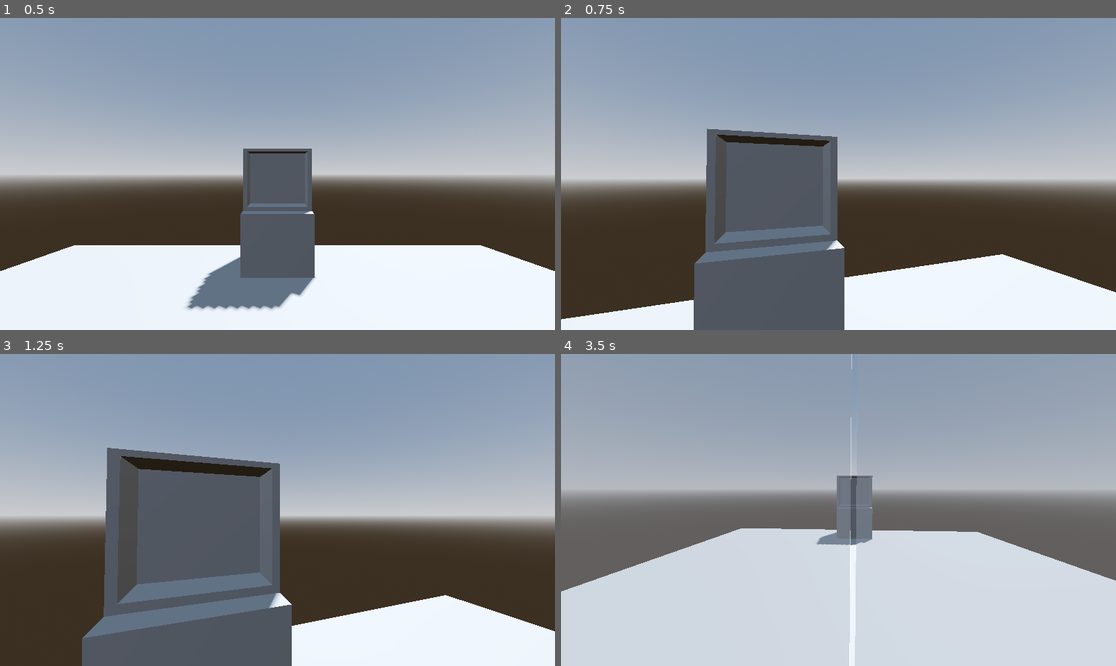
Above: before the commit, frames 1-4 (two rows, left to right).
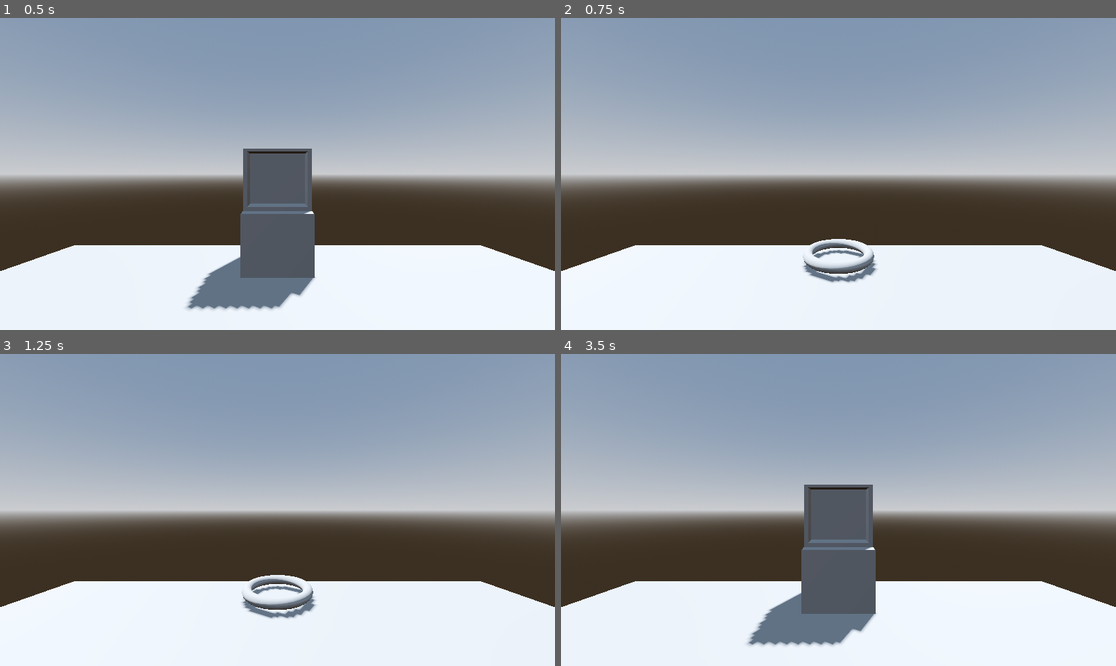
Above: after the commit, the same moments.

Repository: leorCD/Fall-2026-Game-Jam
Game: Godot game, scene res://main.tscn
Two runs of this game, one before a commit and one after it. Both use one fixed random seed, a clock stepped at 60 frames per second and the inputs below.
Inputs (mouse positions are in pixels of both pictures, inside the frame that each line leads up to):
- Up to frame 1 (0.5 s): no input
- Up to frame 2 (0.75 s): tap Enter at 0.5 s; move the mouse to (960, 158) at 0.52 s; hold D (MoveRight) from 0.53 s (still down); hold Space (Spacebar) from 0.53 s (still down)
- Up to frame 3 (1.25 s): keep holding D (MoveRight); keep holding Space (Spacebar)
- Up to frame 4 (3.5 s): move the mouse to (727, 525) at 1.27 s; release D (MoveRight) at 1.28 s; release Space (Spacebar) at 1.28 s; hold S (MoveBackward) 1.28-2.03 s; tap Space (Spacebar) at 1.35, 2.85 s; move the mouse to (894, 441) at 2.02 s; hold D (MoveRight) 2.03-2.78 s; hold Space (Spacebar) 2.03-2.78 s; move the mouse to (810, 572) at 2.77 s; hold W (MoveForward) from 2.78 s (still down)

Frame 1 is identical in both runs. In frame 2, 26% of the frame differs, in the area x 0-100%, y 35-100%; in frame 3, 33%; in frame 4, 54%, in the area x 0-100%, y 0-100%.

Commit message:
Additional controller demo

Diff:
--- /dev/null
+++ b/Player/90DegTurnController.gd
@@ -0,0 +1,77 @@
+extends CharacterBody3D
+
+
+@onready var HiddenPosition : Marker3D = $"../StaticPlayerPositions/Hidden"
+@onready var BasePosition : Marker3D = $"../StaticPlayerPositions/Base"
+
+@export var turn_duration: float = 0.15 # time to complete the turn
+var target_angle_y: float = 0.0
+var tween: Tween
+
+var _facing : Array = ["Slot", "n/a", "Hide", "n/a"]
+var _findex : int = 0
+
+var _hiding : bool = false
+
+func _ready() -> void:
+	Input.mouse_mode = Input.MOUSE_MODE_VISIBLE
+	target_angle_y = rotation_degrees.y
+	global_position = BasePosition.global_position
+
+func _unhandled_input(event: InputEvent) -> void:
+	if _hiding == false:
+		# turn left
+		if event.is_action_pressed("MoveLeft"):
+			target_angle_y += 90.0
+
+			_findex += 1
+			if _findex > _facing.size() - 1:
+				_findex = 0
+
+			animate_rotation()
+
+		# turn right
+		elif event.is_action_pressed("MoveRight"):
+			target_angle_y -= 90.0
+
+			_findex -= 1
+			if _findex < 0:
+				_findex = _facing.size() - 1
+
+			animate_rotation()
+
+		elif event.is_action_pressed("Spacebar"):
+			if (_facing[_findex] == "Hide"):
+				_hiding = true
+				target_angle_y = 0.0
+				_findex = 0
+				animate_rotation()
+
+				var newtween = create_tween()
+				newtween.tween_property(self, "global_position", HiddenPosition.position, 0.5)\
+					.set_trans(Tween.TRANS_CIRC)\
+					.set_ease(Tween.EASE_OUT)
+
+			elif (_facing[_findex] == "Slot"):
+				print("gambling")
+			else:
+				print("nothing here")
+	else: # are hiding
+		if event.is_action_pressed("Spacebar"):
+			_hiding = false
+
+			var newtween = create_tween()
+			newtween.tween_property(self, "global_position", BasePosition.position, 0.5)\
+				.set_trans(Tween.TRANS_CIRC)\
+				.set_ease(Tween.EASE_OUT)
+
+
+
+func animate_rotation() -> void:
+	if tween and tween.is_running():
+		tween.kill()
+
+	tween = create_tween()
+	tween.set_trans(Tween.TRANS_QUAD)
+	tween.set_ease(Tween.EASE_OUT)
+	tween.tween_property(self, "rotation_degrees:y", target_angle_y, turn_duration)
--- a/Player/StaticPlayerController.gd
+++ b/Player/StaticPlayerController.gd
@@ -1,4 +1,6 @@
 extends CharacterBody3D
+
+@export var StartingPosition : Marker3D
 
 @onready var camera : Camera3D = $Neck/Camera3D
 
@@ -12,6 +14,10 @@
 @export var smooth_speed: float = 8.0    # how quickly the view follows the mouse
 
 var _target_rotation : Vector3 = Vector3.ZERO
+
+func _ready() -> void:
+	if (StartingPosition != null):
+		position = StartingPosition.global_position
 
 func _process(delta: float) -> void:
 	if !camera:
@@ -47,11 +53,8 @@
 
 		var target_pos = SlotMachinePosition.global_position if _hiding else HiddenPosition.global_position
 
-		# Kill any existing tween to prevent movement conflicts
 		if tween and tween.is_running():
 			tween.kill()
-
-		# Create and run the new interpolation animation
 		tween = create_tween()
 		tween.tween_property(self, "global_position", target_pos, 0.5)\
 			.set_trans(Tween.TRANS_CIRC)\
--- a/main.tscn
+++ b/main.tscn
@@ -1,7 +1,7 @@
 [gd_scene load_steps=7 format=3 uid="uid://cppu1ju6sf1wh"]
 
 [ext_resource type="PackedScene" uid="uid://b2oobaate140c" path="res://Player/Player.tscn" id="1_ig7tw"]
-[ext_resource type="Script" uid="uid://c72b7nolaahr1" path="res://Player/StaticPlayerController.gd" id="2_0xm2m"]
+[ext_resource type="Script" uid="uid://oak3camg3gdy" path="res://Player/90DegTurnController.gd" id="2_0xm2m"]
 
 [sub_resource type="ProceduralSkyMaterial" id="ProceduralSkyMaterial_ig7tw"]
 sky_horizon_color = Color(0.66224277, 0.6717428, 0.6867428, 1)
@@ -24,9 +24,7 @@
 
 [node name="Player" parent="." instance=ExtResource("1_ig7tw")]
 script = ExtResource("2_0xm2m")
-max_yaw_deg = 45.0
-max_pitch_deg = 15.0
-smooth_speed = 8.0
+turn_duration = 0.15
 
 [node name="Floor" type="CSGBox3D" parent="."]
 transform = Transform3D(1, 0, 0, 0, 1, 0, 0, 0, 1, 0, -1.5681641, 0)
@@ -81,10 +79,23 @@
 size = Vector3(0.05, 2.685, 1.163)
 material = SubResource("StandardMaterial3D_ig7tw")
 
+[node name="CSGCylinder3D" type="CSGCylinder3D" parent="environment"]
+transform = Transform3D(1, 0, 0, 0, 1, 0, 0, 0, 1, -4.1910276, -0.69216436, 0)
+height = 0.752
+
+[node name="CSGTorus3D" type="CSGTorus3D" parent="environment"]
+transform = Transform3D(1, 0, 0, 0, 1, 0, 0, 0, 1, 4, -0.8831544, 0)
+outer_radius = 0.693
+sides = 32
+ring_sides = 12
+
 [node name="StaticPlayerPositions" type="Node" parent="."]
 
 [node name="SlotMachine" type="Marker3D" parent="StaticPlayerPositions"]
 transform = Transform3D(-1, 0, -8.742278e-08, 0, 1, 0, 8.742278e-08, 0, -1, 0, 0, -2)
 
+[node name="Base" type="Marker3D" parent="StaticPlayerPositions"]
+transform = Transform3D(-1, 0, -8.742278e-08, 0, 1, 0, 8.742278e-08, 0, -1, 0, 0, 0)
+
 [node name="Hidden" type="Marker3D" parent="StaticPlayerPositions"]
 transform = Transform3D(-1, 0, -8.742278e-08, 0, 1, 0, 8.742278e-08, 0, -1, 0, 0, 3.5720751)
--- a/project.godot
+++ b/project.godot
@@ -13,6 +13,7 @@
 config/name="Fall 2026 Game Jam"
 run/main_scene="uid://cppu1ju6sf1wh"
 config/features=PackedStringArray("4.5", "Forward Plus")
+config/tags=PackedStringArray(".net")
 
 [dotnet]
 
Not shown, added: Player/90DegTurnController.gd.uid
